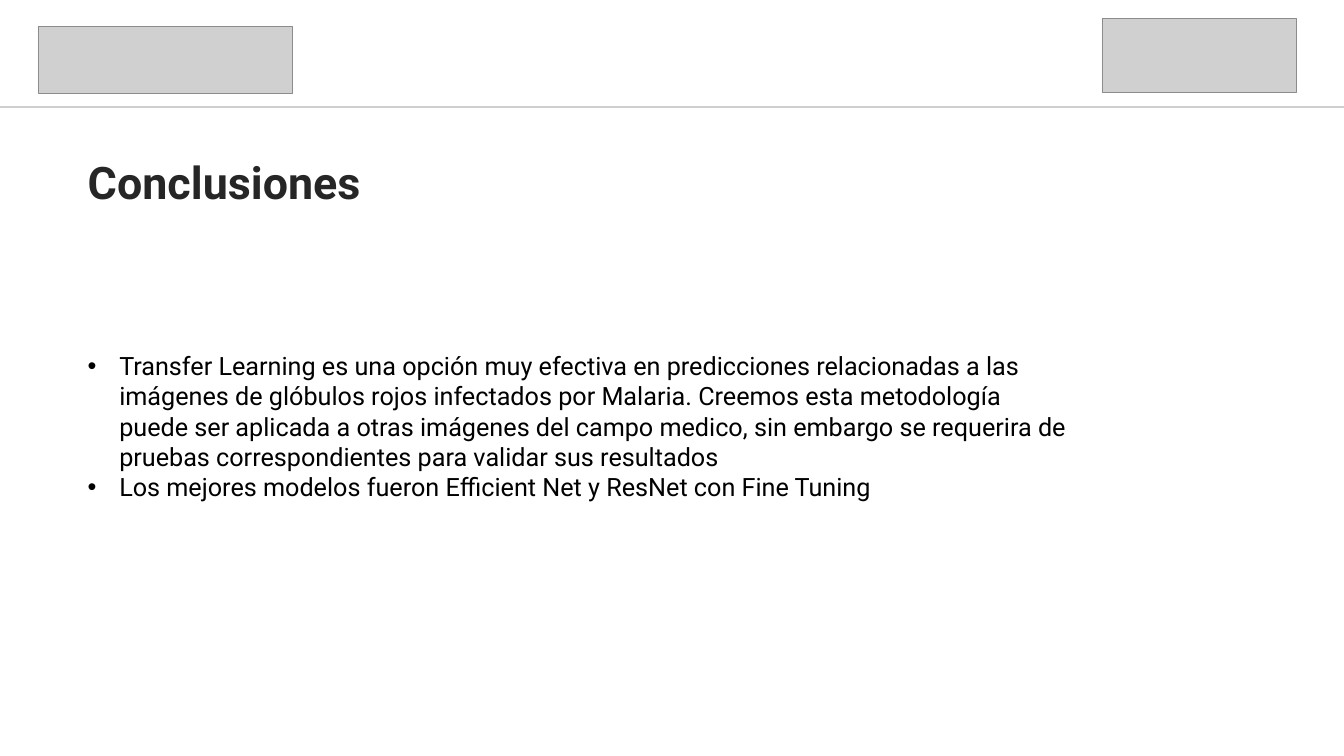
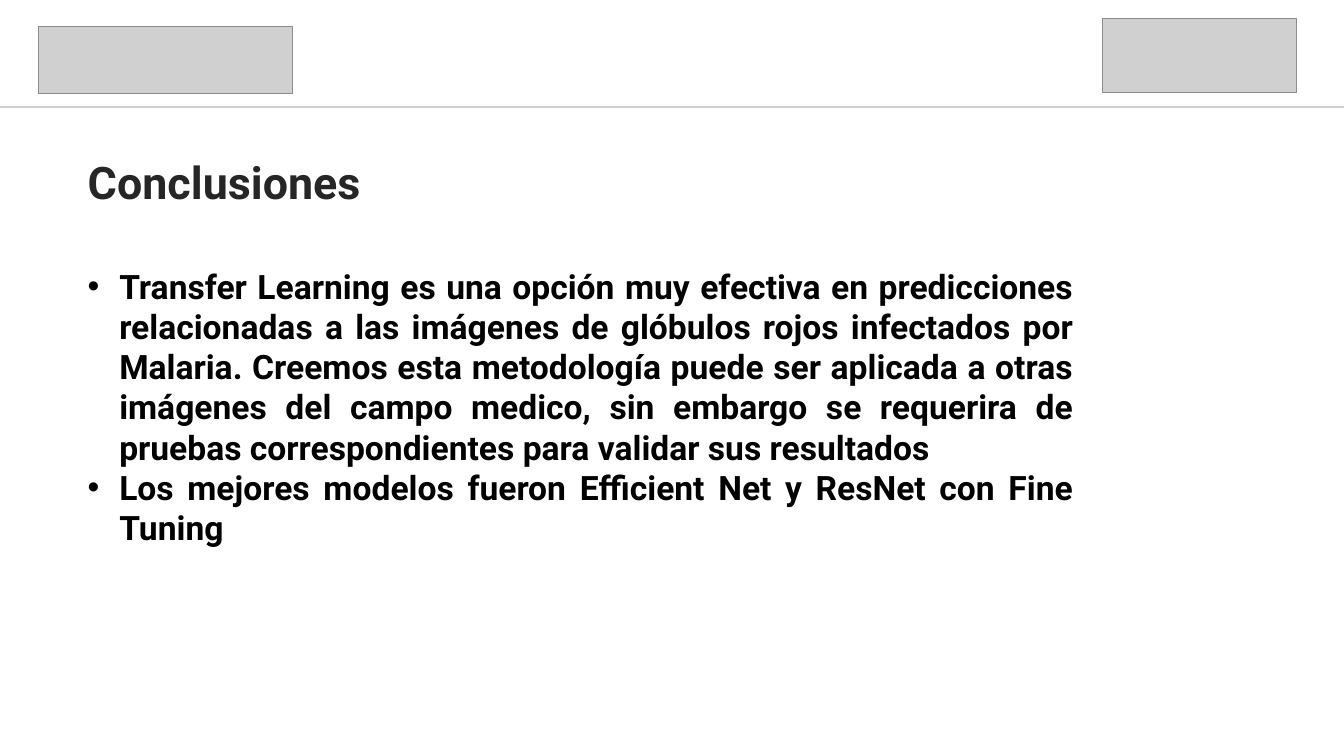
Before and after one commit to MalariaModels/SP1, a slide deck: slide 13 of PosterPresentation.pptx. Drawn at 1344x756 pixels with LibreOffice and Linux fonts; fonts in the diff are those of the drawing; grey boxes stand for pictures. Boxes give left, top, right and bottom in pixels: in the first picture for what was removed or moved away, otherwise in the second. Text is boxed around its words. In the diff, an @@ line names an element or a change of style, - is before the commit and + after.

```diff
--- a/PosterPresentation.pptx
+++ b/PosterPresentation.pptx
@@ text "Transfer Learning es una opción ...": place and size @@
-text "Transfer Learning es una opción ..." at box(119, 356, 1066, 502)
+text "Transfer Learning es una opción ..." at box(119, 273, 1073, 547)
@@ text "Transfer Learning es una opción ..." at box(119, 273, 1073, 547): size 18 to 24 pt, bold on; alignment left to justified @@
```
Also in this commit, not shown: 7 other slides changed, 1 other file.
